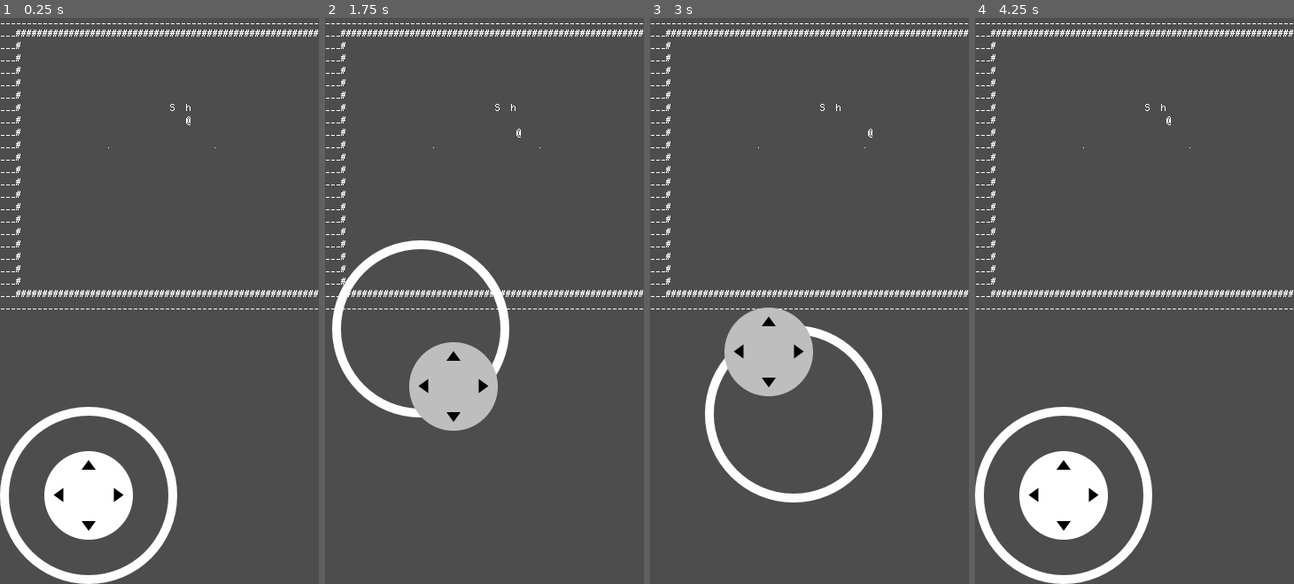
Above: before the commit, frames 1-4 (left to right).
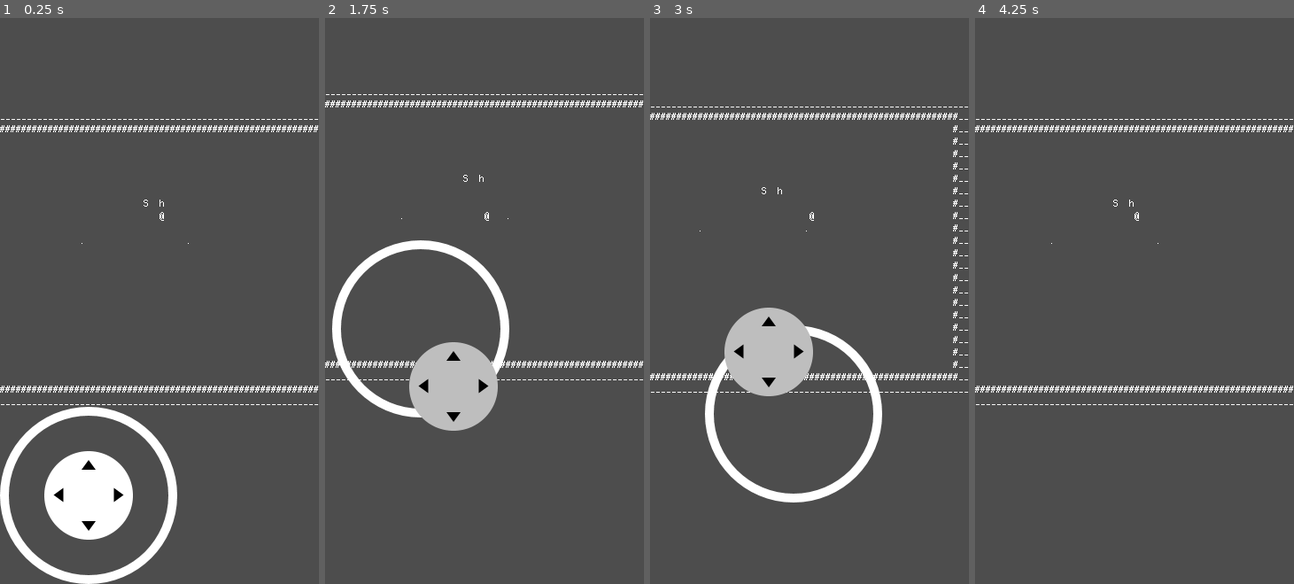
Above: after the commit, the same moments.

Repository: s6industries/project-x
Game: Godot game, scene res://world.tscn
The game is run twice, just before and just after one commit, with the same random seed, the same clock (stepped at 60 frames per second) and the same inputs.
Inputs (mouse positions are in pixels of both pictures, inside the frame that each line leads up to):
- Up to frame 1 (0.25 s): no input
- Up to frame 2 (1.75 s): tap Enter at 0.5 s; move the mouse to (554, 272) at 0.52 s; hold Right (ui_right) 0.53-1.25 s; tap T at 0.6 s; click (554, 272) at 0.67 s; tap Space at 1.25 s; drag from (420, 329) to (468, 414) at 1.27 s
- Up to frame 3 (3 s): move the mouse to (841, 176) at 2.02 s; hold Right (ui_right) 2.03-2.75 s; tap T at 2.1 s; drag from (793, 414) to (713, 216) at 2.77 s
- Up to frame 4 (4.25 s): move the mouse to (1230, 385) at 3.52 s; hold Left (ui_left) from 3.53 s (still down); tap T at 3.6 s

The runs differ from the first frame. In frame 1, 3.0% of the frame differs, in the area x 0-100%, y 0-69%; in frame 2, 2.8%; in frame 3, 3.0%; in frame 4, 9.2%, in the area x 0-100%, y 0-100%.

Commit message:
Implement camera following the player. Update joystick to be dynamic; it will adjust to where player places finger; it will also hide when player lifts finger.

Diff:
--- a/joystick.gd
+++ b/joystick.gd
@@ -91,6 +91,7 @@
 			if joystick_mode == JoystickMode.DYNAMIC or (joystick_mode == JoystickMode.FIXED and _is_point_inside_base(event.position)):
 				if joystick_mode == JoystickMode.DYNAMIC:
 					_move_base(event.position)
+				show()
 				_touch_index = event.index
 				_tip.modulate = pressed_color
 				_update_joystick(event.position)
@@ -179,6 +180,7 @@
 
 
 func _reset():
+	hide()
 	_pressed = false
 	_output = Vector2.ZERO
 	_touch_index = -1
--- a/world.gd
+++ b/world.gd
@@ -1,11 +1,14 @@
 extends Node2D
 
 @export var world_label: Label
+@export var player_marker: Marker2D
 
 enum State { IDLE, MOVING, ACTION }
 const PLAYER = "@"
 const POTATO_STAGE = [".", ";", "i", "P"]
 const MOVE_DELAY = 0.12
+const FONT_OFFSET = Vector2i(3, 4)
+const FONT_SIZE = Vector2i(6, 14)
 
 var player_pos: Vector2i
 var input_direction: Vector2i
@@ -18,6 +21,7 @@
 var metabot_simulator
 var potato_stage: int
 var diagonal_moving_toggle: bool = false
+
 
 const MetabotSimulator = preload("res://metabot_simulator.gd")
 
@@ -92,7 +96,7 @@
 
 
 # Called every frame. 'delta' is the elapsed time since the previous frame.
-func _process(_delta):
+func _physics_process(_delta):
 	match state:
 		State.IDLE:
 			idle_state()
@@ -159,6 +163,8 @@
 	var temp_world = world_map.duplicate()
 	if y < len(temp_world) and x < len(temp_world[0]):
 		temp_world[y][x] = PLAYER
+		player_marker.position.x = x * FONT_SIZE.x + FONT_OFFSET.x
+		player_marker.position.y = y * FONT_SIZE.y + FONT_OFFSET.y
 
 	# Temp potato. TODO
 	for id in metabots:
--- a/world.tscn
+++ b/world.tscn
@@ -4,14 +4,12 @@
 [ext_resource type="Script" path="res://world.gd" id="1_08pvc"]
 [ext_resource type="PackedScene" uid="uid://cu4861ql4jhom" path="res://joystick.tscn" id="4_ipbva"]
 
-[node name="World" type="Node2D" node_paths=PackedStringArray("world_label")]
-position = Vector2(84, 31)
+[node name="World" type="Node2D" node_paths=PackedStringArray("world_label", "player_marker")]
 script = ExtResource("1_08pvc")
-world_label = NodePath("CanvasLayer/Label")
+world_label = NodePath("Label")
+player_marker = NodePath("PlayerPosition")
 
-[node name="CanvasLayer" type="CanvasLayer" parent="."]
-
-[node name="Label" type="Label" parent="CanvasLayer"]
+[node name="Label" type="Label" parent="."]
 offset_right = 432.0
 offset_bottom = 336.0
 size_flags_horizontal = 3
@@ -43,5 +41,18 @@
 ___##################################################################___
 ________________________________________________________________________"
 
+[node name="PlayerPosition" type="Marker2D" parent="."]
+position = Vector2(3, 4)
+
+[node name="RemoteTransform2D" type="RemoteTransform2D" parent="PlayerPosition"]
+position = Vector2(-3, -4)
+remote_path = NodePath("../../Camera2D")
+
+[node name="Camera2D" type="Camera2D" parent="."]
+offset = Vector2(0, 100)
+current = true
+
+[node name="CanvasLayer" type="CanvasLayer" parent="."]
+
 [node name="Joystick" parent="CanvasLayer" instance=ExtResource("4_ipbva")]
 joystick_mode = 1
